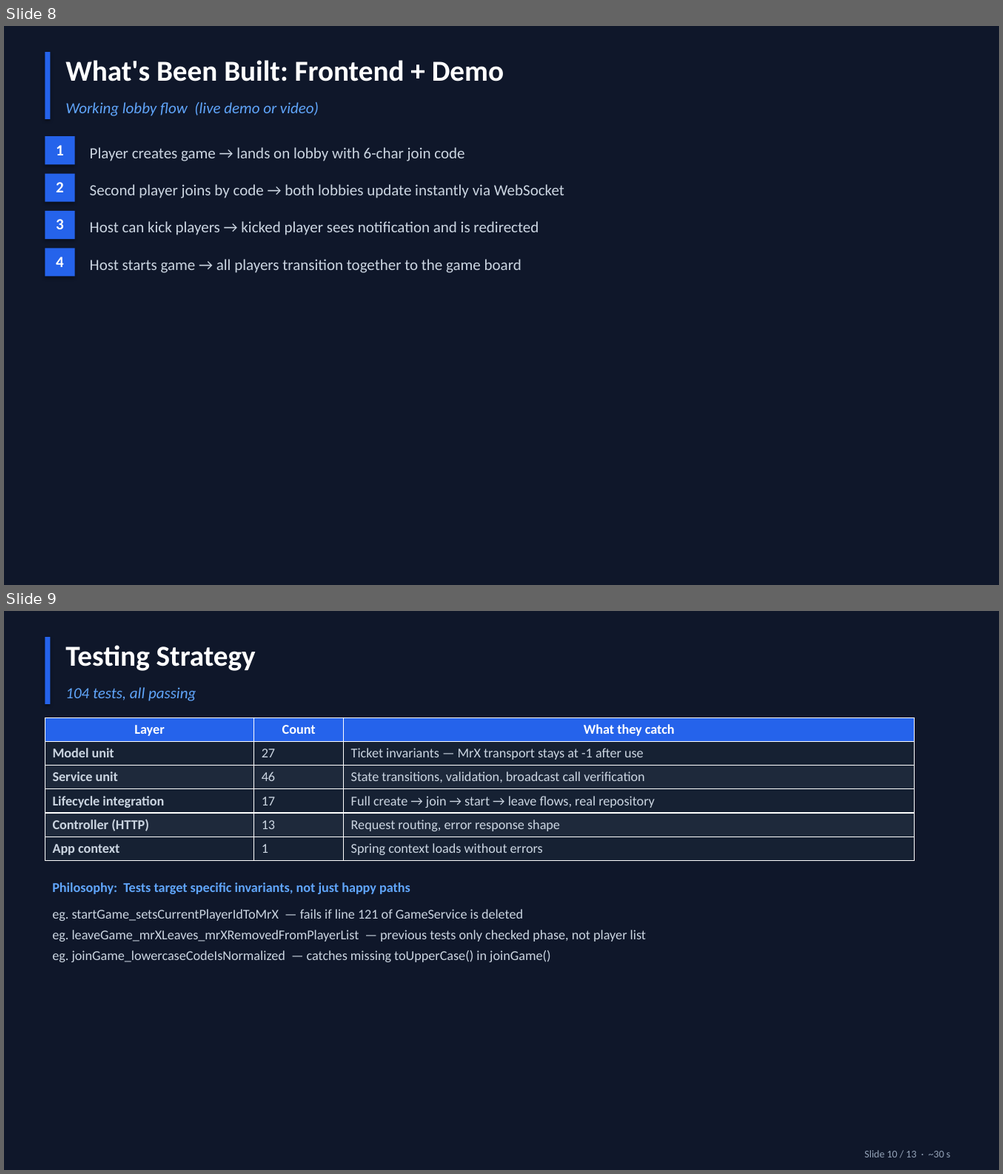
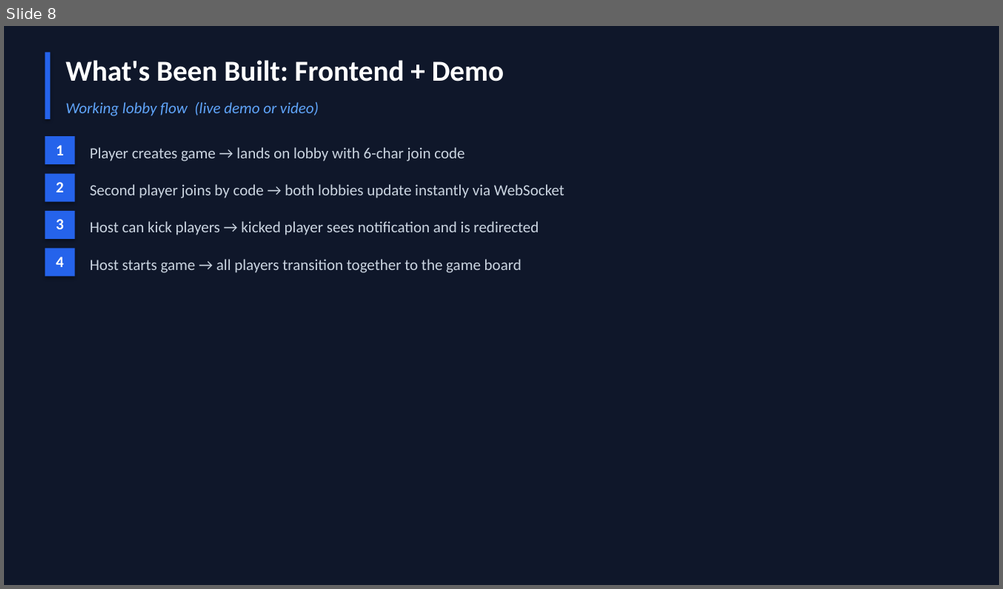
Before and after one commit to Ming-Bao/Scotland-Yard, a slide deck: documentation/presentation/presentation.pptx. Shown one above the other, each under a label of ours: slides 8 and 9 before the commit, slide 8 after it. The pictures are 1003x1174 and 1003x589 pixels, drawn with LibreOffice and Linux fonts; fonts in the diff are those of the drawing. Boxes give left, top, right and bottom in pixels: in the first picture for what was removed or moved away, otherwise in the second. Text is boxed around its words. In the diff, an @@ line names an element or a change of style, - is before the commit and + after.

```diff
--- a/documentation/presentation/presentation.pptx
+++ b/documentation/presentation/presentation.pptx
@@ slide 9 removed at (4,611,999,1170), background #0F172A @@
@@ rectangle removed at (45,637,51,704) @@
@@ text removed at (65,645,256,671) @@
-Testing Strategy
@@ text removed at (65,687,196,701) @@
-104 tests, all passing
@@ table removed at (45,718,914,861), 6 rows, 3 columns @@
-Layer | Count | What they catch
-Model unit | 27 | Ticket invariants — MrX transport stays at -1 after use
-Service unit | 46 | State transitions, validation, broadcast call verification
-Lifecycle integration | 17 | Full create → join → start → leave flows, real repository
-Controller (HTTP) | 13 | Request routing, error response shape
-App context | 1 | Spring context loads without errors
@@ text removed at (52,883,410,894) @@
-Philosophy: Tests target specific invariants, not just happy paths
@@ text removed at (52,909,523,921) @@
-eg. startGame_setsCurrentPlayerIdToMrX — fails if line 121 of GameService is deleted
@@ text removed at (52,930,646,942) @@
-eg. leaveGame_mrXLeaves_mrXRemovedFromPlayerList — previous tests only checked phase, not player list
@@ text removed at (52,951,550,963) @@
-eg. joinGame_lowercaseCodeIsNormalized — catches missing toUpperCase() in joinGame()
@@ text removed at (864,1150,950,1158) @@
-Slide 10 / 13 · ~30 s
```
Also in this commit, not shown: 4 slides changed, 1 slide added, 1 other slide removed, 6 other files.
